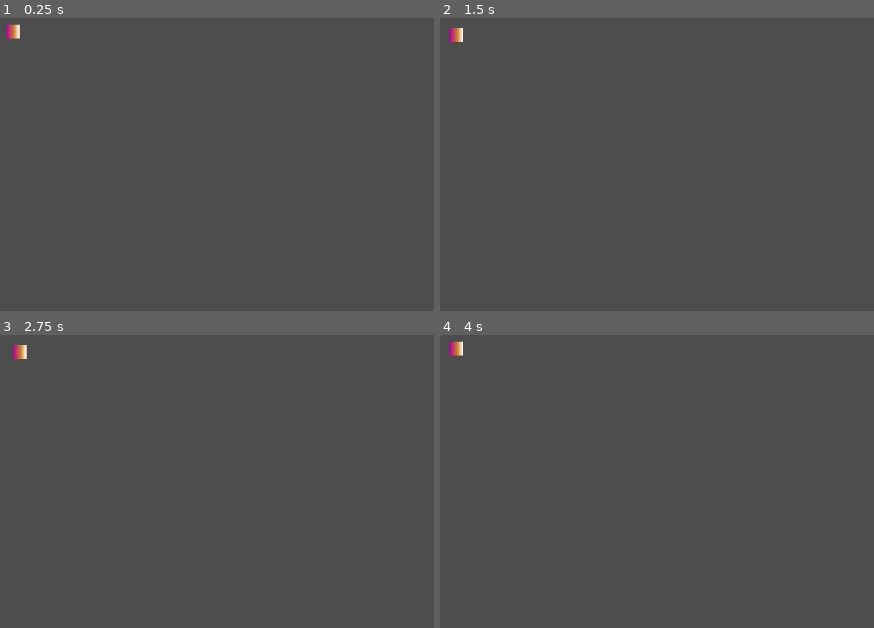
Above: before the commit, frames 1-4 (two rows, left to right).
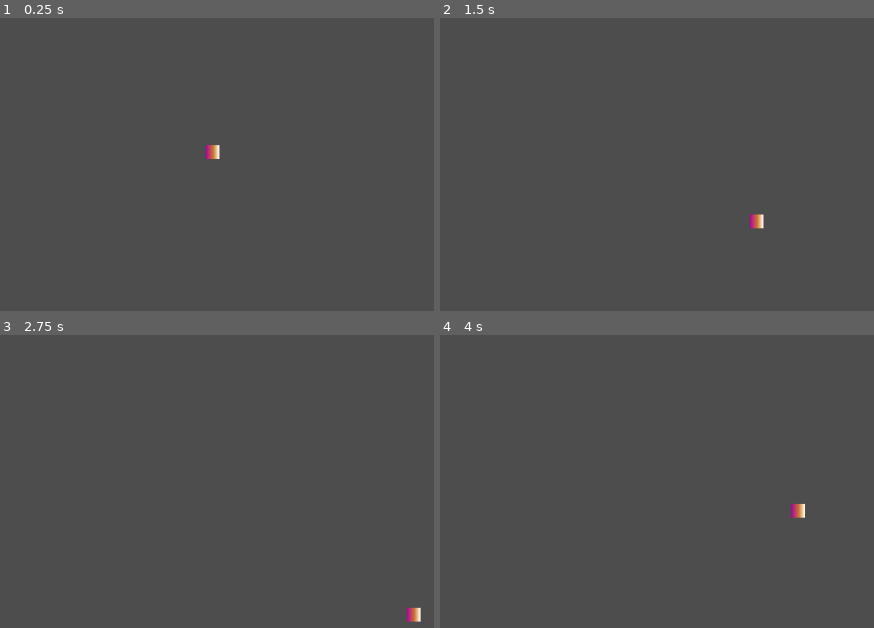
Above: after the commit, the same moments.

Repository: Bandiz/snake
Game: Godot game, scene res://Main.tscn
Two runs of this game, one before a commit and one after it. Both use one fixed random seed, a clock stepped at 60 frames per second and the inputs below.
Inputs:
- Up to frame 1 (0.25 s): no input
- Up to frame 2 (1.5 s): tap Enter at 0.5 s; hold Right (ui_right) 0.53-1.28 s; hold Down (ui_down) from 1.28 s (still down)
- Up to frame 3 (2.75 s): release Down (ui_down) at 2.03 s; hold Right (ui_right) from 2.03 s (still down)
- Up to frame 4 (4 s): release Right (ui_right) at 2.78 s; hold Up (ui_up) 2.78-3.53 s; hold Left (ui_left) from 3.53 s (still down)

The runs differ from the first frame. In frame 1, 0.3% of the frame differs, in the area x 1-51%, y 2-49%; in frame 2, 0.3%; in frame 3, 0.3%; in frame 4, 0.3%.

Commit message:
added snake movement

Diff:
--- a/Main.gd
+++ b/Main.gd
@@ -1,24 +1,29 @@
 extends Node
 
-var snake: CharacterBody2D;
+var snake: CharacterBody2D
+var direction: Vector2
+var speed: int = 200
 
 # Called when the node enters the scene tree for the first time.
 func _ready() -> void:
 	snake = get_node("Snake")
+	var viewport_size = get_viewport().size
+	snake.position = viewport_size / 2
+
+	direction = Vector2.DOWN
 
 
 # Called every frame. 'delta' is the elapsed time since the previous frame.
 func _process(delta: float) -> void:
 	#if Input.is_action_pressed("ui_down"):
-		#snake.position += Vector2(0, 20)
-	pass
+	snake.position += direction * speed * delta
 
 func _input(event: InputEvent) -> void:
 	if event.is_action_pressed("ui_down"):
-		snake.position += Vector2(0, 5)
+		direction = Vector2.DOWN
 	elif event.is_action_pressed("ui_up"):
-		snake.position += Vector2(0, -5)
+		direction = Vector2.UP
 	elif event.is_action_pressed("ui_right"):
-		snake.position += Vector2(5, 0)
+		direction = Vector2.RIGHT
 	elif event.is_action_pressed("ui_left"):
-		snake.position += Vector2(-5, 0)
+		direction = Vector2.LEFT
